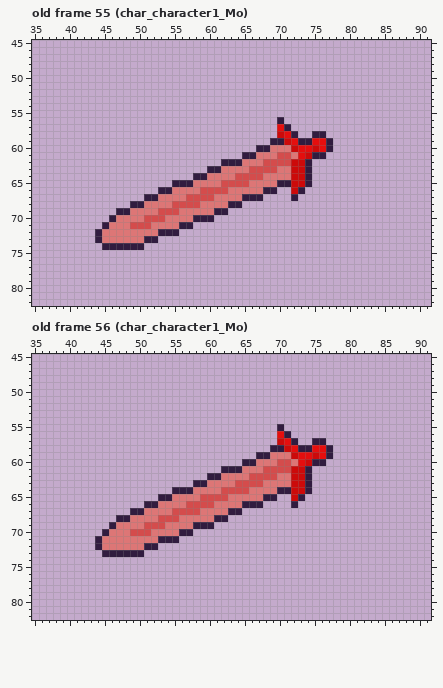
Edited in one commit: pixel-art file (Assets/Animation Sprites/Player/Character 1/Run/Swords/RedSword/Slot1/SWORDS_RUN.aseprite). Above, as it was before the edit.
128x128 pixels, 70 frames. Shown: old frame 55 (char_character1_Mo): x 35..91, y 45..82; old frame 56 (char_character1_Mo): x 35..91, y 45..82. The commit also changed other frames, which this record leaves out.
And afterwards:
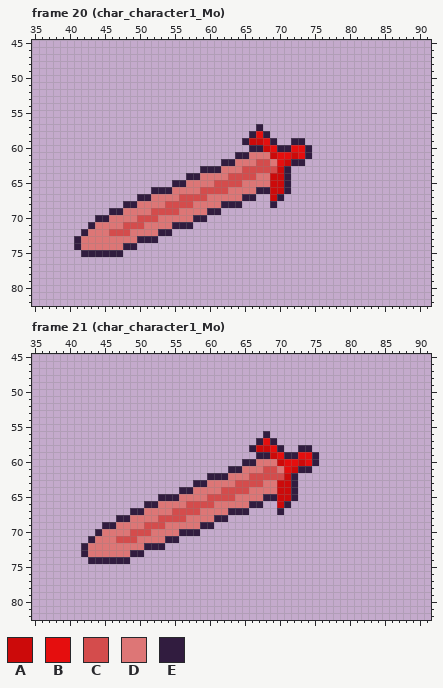
Palette (. is transparent): A #cc0a0a  B #e50e0e  C #d44c4c  D #dd7676  E #311c3f
The edit:
frames 70 -> 64
layer "SLOT1" added
layer "SWORD BACK 2" removed
--- frame 20 (char_character1_Mo) against old frame 55 (char_character1_Mo)
@@ x 35..91 @@
 55 .........................................................
-56 ...................................E.....................
-57 ...................................BE....................
-58 ...................................ABE..EE...............
-59 ..................................EEABEEBBE..............
-60 ................................EEDDDABBABE..............
-61 ..............................EEDDDCCDBAEE...............
-62 ...........................EEEDDDCCCCAAE.................
-63 .........................EEDDDDCCCCDDAAE.................
-64 .......................EEDDDDCCCCDDDDAAE.................
-65 ....................EEEDDDDCCCCDDDDEEAAE.................
-66 ..................EEDDDDCCCCDDDDDEE..AE..................
-67 ................EEDDDDCCCCDDDDEEE....E...................
-68 ..............EEDDDDCCCCDDDDEE...........................
-69 ............EEDDDDCCCDDDDDEE.............................
-70 ...........EDDDDCCCDDDDEEE...............................
-71 ..........EDDDCCCDDDDEE..................................
-72 .........EDDDDDDDDEEE....................................
-73 .........EDDDDDDEE.......................................
-74 ..........EEEEEE.........................................
-75 .........................................................
+56 .........................................................
+57 ................................E........................
+58 ...............................EBE.......................
+59 ..............................EAABE..EE..................
+60 ...............................EEABEEBBE.................
+61 .............................EEDDDABBABE.................
+62 ...........................EEDDDCCDBAEE..................
+63 ........................EEEDDDCCCCCAE....................
+64 ......................EEDDDDCCCCDDAAE....................
+65 ....................EEDDDDCCCCDDDDAAE....................
+66 .................EEEDDDDCCCCDDDDEEAAE....................
+67 ...............EEDDDDCCCCDDDDDEE..AE.....................
+68 .............EEDDDDCCCCDDDDEEE....E......................
+69 ...........EEDDDDCCCCDDDDEE..............................
+70 .........EEDDDDCCCDDDDDEE................................
+71 ........EDDDDCCCDDDDEEE..................................
+72 .......EDDDCCCDDDDEE.....................................
+73 ......EDDDDDDDDEEE.......................................
+74 ......EDDDDDDEE..........................................
+75 .......EEEEEE............................................
 76 .........................................................
--- frame 21 (char_character1_Mo) against old frame 56 (char_character1_Mo)
@@ x 35..91 @@
 54 .........................................................
-55 ...................................E.....................
-56 ...................................BE....................
-57 ...................................ABE..EE...............
-58 ..................................EEABEEBBE..............
-59 ................................EEDDDABBABE..............
-60 ..............................EEDDDCCDBAEE...............
-61 ...........................EEEDDDCCCCAAE.................
-62 .........................EEDDDDCCCCDDAAE.................
-63 .......................EEDDDDCCCCDDDDAAE.................
-64 ....................EEEDDDDCCCCDDDDEEAAE.................
-65 ..................EEDDDDCCCCDDDDDEE..AE..................
-66 ................EEDDDDCCCCDDDDEEE....E...................
-67 ..............EEDDDDCCCCDDDDEE...........................
-68 ............EEDDDDCCCDDDDDEE.............................
-69 ...........EDDDDCCCDDDDEEE...............................
-70 ..........EDDDCCCDDDDEE..................................
-71 .........EDDDDDDDDEEE....................................
-72 .........EDDDDDDEE.......................................
-73 ..........EEEEEE.........................................
-74 .........................................................
+55 .........................................................
+56 .................................E.......................
+57 ................................EBE......................
+58 ...............................EAABE..EE.................
+59 ................................EEABEEBBE................
+60 ..............................EEDDDABBABE................
+61 ............................EEDDDCCDBAEE.................
+62 .........................EEEDDDCCCCCAE...................
+63 .......................EEDDDDCCCCDDAAE...................
+64 .....................EEDDDDCCCCDDDDAAE...................
+65 ..................EEEDDDDCCCCDDDDEEAAE...................
+66 ................EEDDDDCCCCDDDDDEE..AE....................
+67 ..............EEDDDDCCCCDDDDEEE....E.....................
+68 ............EEDDDDCCCCDDDDEE.............................
+69 ..........EEDDDDCCCDDDDDEE...............................
+70 .........EDDDDCCCDDDDEEE.................................
+71 ........EDDDCCCDDDDEE....................................
+72 .......EDDDDDDDDEEE......................................
+73 .......EDDDDDDEE.........................................
+74 ........EEEEEE...........................................
 75 .........................................................
Where, in picture pixels (left, top, right, bottom), the same in both pictures:
changed: (74, 117, 333, 257)
changed: (158, 424, 333, 550)
changed: (81, 522, 137, 564)
